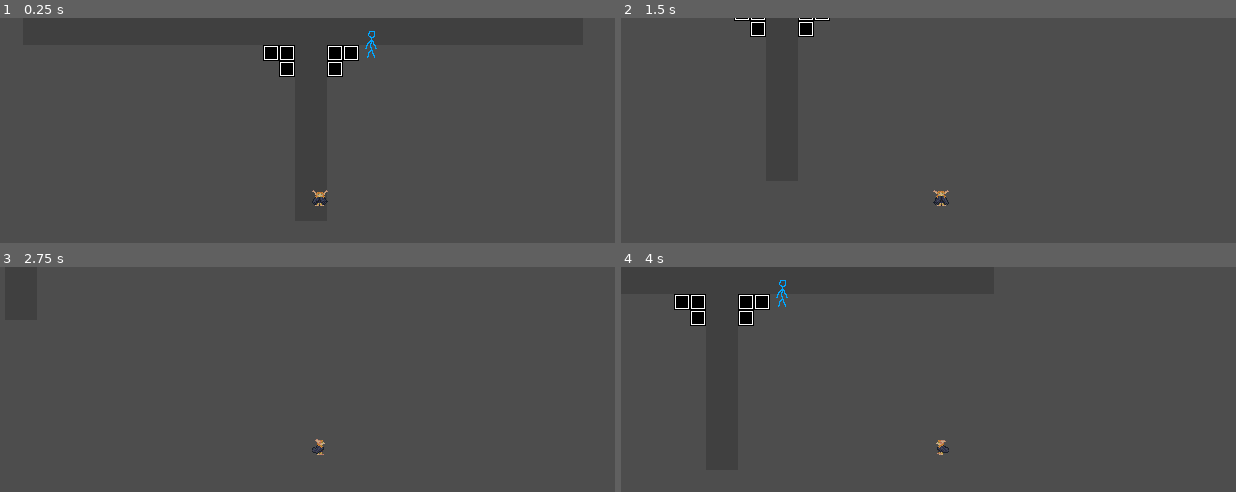
Above: before the commit, frames 1-4 (two rows, left to right).
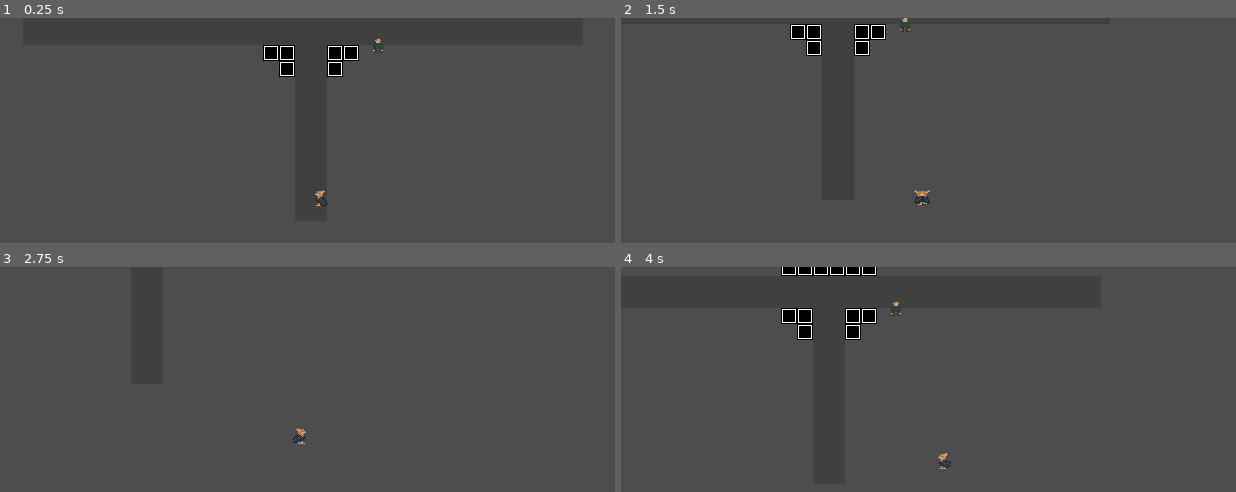
Above: after the commit, the same moments.

Repository: CGaywood/elf-game-2K26
Game: Godot game, scene res://world.tscn
The game is run twice, just before and just after one commit, with the same random seed, the same clock (stepped at 60 frames per second) and the same inputs.
Inputs:
- Up to frame 1 (0.25 s): no input
- Up to frame 2 (1.5 s): tap Enter at 0.5 s; hold D (right) 0.53-1.28 s; tap Space (interact) at 0.6, 1.35 s; hold S (down) from 1.28 s (still down)
- Up to frame 3 (2.75 s): release S (down) at 2.03 s; hold D (right) from 2.03 s (still down); tap Space (interact) at 2.1 s
- Up to frame 4 (4 s): release D (right) at 2.78 s; hold W (up) 2.78-3.53 s; tap Space (interact) at 2.85, 3.6 s; hold A (left) from 3.53 s (still down)

The runs differ from the first frame. In frame 1, 0.2% of the frame differs, in the area x 50-63%, y 5-84%; in frame 2, 1.6%; in frame 3, 0.1%; in frame 4, 3.1%, in the area x 8-54%, y 0-90%.

Commit message:
Interaction improvements
Added a timer so that dialogue box closes after set amount of time and resets.

Implemented different phases of dialogue box

Diff:
--- a/elf-game/npc/npc.gd
+++ b/elf-game/npc/npc.gd
@@ -1,20 +1,56 @@
 extends CharacterBody2D
 class_name NPC
 
+# -- Animation --
+@onready var animated_sprite = $AnimatedSprite2D
+@export var idle_delay: float
+var idle_timer: float = 0.0
+var rng = RandomNumberGenerator.new()
+
+# -- Interaction script --
+@onready var label = $Label
+
+@export var dialogue_lines: Array[String] = []
+var current_line: int = 0
+var interacting: bool = false
+var interaction_timer = 0.0
+@export var reset_threshold: float = 0.0
 
 # Called when the node enters the scene tree for the first time.
 func _ready() -> void:
+	idle_delay = rng.randf_range(1, 10)
 	pass # Replace with function body.
 
 
 # Called every frame. 'delta' is the elapsed time since the previous frame.
 func _process(delta: float) -> void:
-	pass
+	if idle_timer < idle_delay:
+		idle_timer += delta
+	else:
+		idle_timer = 0.0
+		idle_delay = rng.randf_range(5.0, 15.0)
+		animated_sprite.play("idle_up")
+		await animated_sprite.animation_finished
+		animated_sprite.play("default")
+
+	if interacting:
+		if interaction_timer < reset_threshold:
+			interaction_timer += delta
+		else:
+			current_line = 0
+			interaction_timer = 0
+			interacting = false
+			label.hide()
 
 
 func player_interact() -> void:
+	# Placeholder interaction until we get dialogue and UI sorted
+	interacting = true
+	label.show()
 
-	# Placeholder interaction until we get dialogue and UI sorted
-	$Label.show()
-	await get_tree().create_timer(1).timeout
-	$Label.hide()
+	if current_line < dialogue_lines.size():
+		label.text = dialogue_lines[current_line]
+		current_line += 1
+	else:
+		label.hide()
+		current_line = 0
--- a/elf-game/npc/npc.tscn
+++ b/elf-game/npc/npc.tscn
@@ -2,10 +2,15 @@
 
 [ext_resource type="Texture2D" uid="uid://d3qqca5wt7j41" path="res://Assets/Placeholder/16x32-charplaceholder.png" id="1_2xp5l"]
 [ext_resource type="Script" uid="uid://bmaoqvb1sr5e6" path="res://npc/npc.gd" id="1_nhy3c"]
-
-[sub_resource type="AtlasTexture" id="AtlasTexture_nhy3c"]
-atlas = ExtResource("1_2xp5l")
-region = Rect2(0, 0, 16, 32)
+[ext_resource type="Texture2D" uid="uid://b1n53jtuo06ou" path="res://Assets/NPC/ManIdle.png" id="2_3i1kj"]
+
+[sub_resource type="AtlasTexture" id="AtlasTexture_uamtn"]
+atlas = ExtResource("2_3i1kj")
+region = Rect2(0, 0, 16, 16)
+
+[sub_resource type="AtlasTexture" id="AtlasTexture_ocili"]
+atlas = ExtResource("2_3i1kj")
+region = Rect2(16, 0, 16, 16)
 
 [sub_resource type="AtlasTexture" id="AtlasTexture_3i1kj"]
 atlas = ExtResource("1_2xp5l")
@@ -20,24 +25,95 @@
 region = Rect2(0, 32, 16, 32)
 
 [sub_resource type="AtlasTexture" id="AtlasTexture_fnhme"]
-atlas = ExtResource("1_2xp5l")
-region = Rect2(0, 0, 16, 32)
+atlas = ExtResource("2_3i1kj")
+region = Rect2(0, 0, 16, 16)
+
+[sub_resource type="AtlasTexture" id="AtlasTexture_phifv"]
+atlas = ExtResource("2_3i1kj")
+region = Rect2(16, 0, 16, 16)
+
+[sub_resource type="AtlasTexture" id="AtlasTexture_wuxkc"]
+atlas = ExtResource("2_3i1kj")
+region = Rect2(32, 0, 16, 16)
+
+[sub_resource type="AtlasTexture" id="AtlasTexture_m62cl"]
+atlas = ExtResource("2_3i1kj")
+region = Rect2(48, 0, 16, 16)
+
+[sub_resource type="AtlasTexture" id="AtlasTexture_w2fy3"]
+atlas = ExtResource("2_3i1kj")
+region = Rect2(64, 0, 16, 16)
+
+[sub_resource type="AtlasTexture" id="AtlasTexture_qtbej"]
+atlas = ExtResource("2_3i1kj")
+region = Rect2(80, 0, 16, 16)
+
+[sub_resource type="AtlasTexture" id="AtlasTexture_6pmqe"]
+atlas = ExtResource("2_3i1kj")
+region = Rect2(96, 0, 16, 16)
+
+[sub_resource type="AtlasTexture" id="AtlasTexture_6d5cw"]
+atlas = ExtResource("2_3i1kj")
+region = Rect2(112, 0, 16, 16)
+
+[sub_resource type="AtlasTexture" id="AtlasTexture_xvxtv"]
+atlas = ExtResource("2_3i1kj")
+region = Rect2(128, 0, 16, 16)
+
+[sub_resource type="AtlasTexture" id="AtlasTexture_ad21q"]
+atlas = ExtResource("2_3i1kj")
+region = Rect2(144, 0, 16, 16)
+
+[sub_resource type="AtlasTexture" id="AtlasTexture_4qdcl"]
+atlas = ExtResource("2_3i1kj")
+region = Rect2(160, 0, 16, 16)
+
+[sub_resource type="AtlasTexture" id="AtlasTexture_jd3h8"]
+atlas = ExtResource("2_3i1kj")
+region = Rect2(176, 0, 16, 16)
+
+[sub_resource type="AtlasTexture" id="AtlasTexture_xs4ad"]
+atlas = ExtResource("2_3i1kj")
+region = Rect2(192, 0, 16, 16)
+
+[sub_resource type="AtlasTexture" id="AtlasTexture_fd4cr"]
+atlas = ExtResource("2_3i1kj")
+region = Rect2(208, 0, 16, 16)
+
+[sub_resource type="AtlasTexture" id="AtlasTexture_m7et5"]
+atlas = ExtResource("2_3i1kj")
+region = Rect2(224, 0, 16, 16)
+
+[sub_resource type="AtlasTexture" id="AtlasTexture_vluei"]
+atlas = ExtResource("2_3i1kj")
+region = Rect2(240, 0, 16, 16)
+
+[sub_resource type="AtlasTexture" id="AtlasTexture_gbec8"]
+atlas = ExtResource("2_3i1kj")
+region = Rect2(256, 0, 16, 16)
+
+[sub_resource type="AtlasTexture" id="AtlasTexture_ee2ad"]
+atlas = ExtResource("2_3i1kj")
+region = Rect2(272, 0, 16, 16)
 
 [sub_resource type="SpriteFrames" id="SpriteFrames_uamtn"]
 animations = [{
 "frames": [{
 "duration": 1.0,
-"texture": SubResource("AtlasTexture_nhy3c")
+"texture": SubResource("AtlasTexture_uamtn")
+}, {
+"duration": 1.0,
+"texture": SubResource("AtlasTexture_ocili")
 }],
 "loop": true,
 "name": &"default",
-"speed": 5.0
+"speed": 1.0
 }, {
 "frames": [{
 "duration": 1.0,
 "texture": SubResource("AtlasTexture_3i1kj")
 }],
-"loop": true,
+"loop": false,
 "name": &"idle_dowm",
 "speed": 5.0
 }, {
@@ -45,7 +121,7 @@
 "duration": 1.0,
 "texture": SubResource("AtlasTexture_o6cys")
 }],
-"loop": true,
+"loop": false,
 "name": &"idle_left",
 "speed": 5.0
 }, {
@@ -53,34 +129,86 @@
 "duration": 1.0,
 "texture": SubResource("AtlasTexture_ldo70")
 }],
-"loop": true,
+"loop": false,
 "name": &"idle_right",
 "speed": 5.0
 }, {
 "frames": [{
 "duration": 1.0,
 "texture": SubResource("AtlasTexture_fnhme")
-}],
-"loop": true,
+}, {
+"duration": 1.0,
+"texture": SubResource("AtlasTexture_phifv")
+}, {
+"duration": 1.0,
+"texture": SubResource("AtlasTexture_wuxkc")
+}, {
+"duration": 1.0,
+"texture": SubResource("AtlasTexture_m62cl")
+}, {
+"duration": 1.0,
+"texture": SubResource("AtlasTexture_w2fy3")
+}, {
+"duration": 1.0,
+"texture": SubResource("AtlasTexture_qtbej")
+}, {
+"duration": 1.0,
+"texture": SubResource("AtlasTexture_6pmqe")
+}, {
+"duration": 1.0,
+"texture": SubResource("AtlasTexture_6d5cw")
+}, {
+"duration": 1.0,
+"texture": SubResource("AtlasTexture_xvxtv")
+}, {
+"duration": 1.0,
+"texture": SubResource("AtlasTexture_ad21q")
+}, {
+"duration": 1.0,
+"texture": SubResource("AtlasTexture_4qdcl")
+}, {
+"duration": 1.0,
+"texture": SubResource("AtlasTexture_jd3h8")
+}, {
+"duration": 1.0,
+"texture": SubResource("AtlasTexture_xs4ad")
+}, {
+"duration": 1.0,
+"texture": SubResource("AtlasTexture_fd4cr")
+}, {
+"duration": 1.0,
+"texture": SubResource("AtlasTexture_m7et5")
+}, {
+"duration": 1.0,
+"texture": SubResource("AtlasTexture_vluei")
+}, {
+"duration": 1.0,
+"texture": SubResource("AtlasTexture_gbec8")
+}, {
+"duration": 1.0,
+"texture": SubResource("AtlasTexture_ee2ad")
+}],
+"loop": false,
 "name": &"idle_up",
 "speed": 5.0
 }]
 
 [sub_resource type="RectangleShape2D" id="RectangleShape2D_xxcha"]
-size = Vector2(16, 16)
+size = Vector2(10, 7.5)
 
 [node name="NPC" type="CharacterBody2D" unique_id=2008687491]
 collision_layer = 4
 collision_mask = 7
 script = ExtResource("1_nhy3c")
+dialogue_lines = Array[String](["a", "v", "df", "dv"])
+reset_threshold = 5.0
 
 [node name="AnimatedSprite2D" type="AnimatedSprite2D" parent="." unique_id=1218364138]
-self_modulate = Color(0, 7.517879, 18.892157, 1)
 position = Vector2(0, -8)
 sprite_frames = SubResource("SpriteFrames_uamtn")
-animation = &"idle_up"
 
 [node name="CollisionShape2D" type="CollisionShape2D" parent="." unique_id=2136954907]
+position = Vector2(0, -6.25)
 shape = SubResource("RectangleShape2D_xxcha")
 
 [node name="Label" type="Label" parent="." unique_id=1124476771]
--- a/elf-game/player.gd
+++ b/elf-game/player.gd
@@ -19,6 +19,10 @@
 
 var idle_timer:float = 0.0
 var is_idle: bool = false
+
+# -- Camera --
+@export var camera_look_ahead_distance: float = 50.0
+@onready var camera = $Camera2D
 
 # Called when the node enters the scene tree for the first time.
 func _ready() -> void:
@@ -47,6 +51,8 @@
 	if direction != Vector2.ZERO:
 		idle_timer = 0.0
 		is_idle = false
+		var target_offset = direction * camera_look_ahead_distance
+		camera.offset = camera.offset.lerp(target_offset, delta * 1.5)
 
 		if direction == Vector2.UP:
 			animated_sprite.play("walk_up")
--- a/elf-game/player.tscn
+++ b/elf-game/player.tscn
@@ -238,7 +238,7 @@
 }],
 "loop": true,
 "name": &"default",
-"speed": 5.0
+"speed": 7.0
 }, {
 "frames": [{
 "duration": 1.0,
@@ -264,7 +264,7 @@
 }],
 "loop": true,
 "name": &"idle_down",
-"speed": 5.0
+"speed": 7.0
 }, {
 "frames": [{
 "duration": 1.0,
@@ -287,7 +287,7 @@
 }],
 "loop": true,
 "name": &"idle_left",
-"speed": 5.0
+"speed": 7.0
 }, {
 "frames": [{
 "duration": 1.0,
@@ -310,7 +310,7 @@
 }],
 "loop": true,
 "name": &"idle_right",
-"speed": 5.0
+"speed": 7.0
 }, {
 "frames": [{
 "duration": 1.0,
@@ -336,7 +336,7 @@
 }],
 "loop": true,
 "name": &"idle_up",
-"speed": 5.0
+"speed": 7.0
 }, {
 "frames": [{
 "duration": 1.0,
@@ -353,7 +353,7 @@
 }],
 "loop": true,
 "name": &"walk_down",
-"speed": 5.0
+"speed": 7.0
 }, {
 "frames": [{
 "duration": 1.0,
@@ -373,7 +373,7 @@
 }],
 "loop": true,
 "name": &"walk_left",
-"speed": 5.0
+"speed": 7.0
 }, {
 "frames": [{
 "duration": 1.0,
@@ -393,7 +393,7 @@
 }],
 "loop": true,
 "name": &"walk_right",
-"speed": 5.0
+"speed": 7.0
 }, {
 "frames": [{
 "duration": 1.0,
@@ -410,7 +410,7 @@
 }],
 "loop": true,
 "name": &"walk_up",
-"speed": 5.0
+"speed": 7.0
 }]
 
 [sub_resource type="RectangleShape2D" id="RectangleShape2D_onrkg"]
@@ -422,14 +422,20 @@
 [node name="Player" type="CharacterBody2D" unique_id=124079194]
 motion_mode = 1
 script = ExtResource("1_onrkg")
+speed = 100.0
+idle_delay = 0.5
 
 [node name="AnimatedSprite2D" type="AnimatedSprite2D" parent="." unique_id=335381376]
 sprite_frames = SubResource("SpriteFrames_onrkg")
+animation = &"idle_left"
 
 [node name="CollisionShape2D" type="CollisionShape2D" parent="." unique_id=1506637732]
 shape = SubResource("RectangleShape2D_onrkg")
 
 [node name="Camera2D" type="Camera2D" parent="." unique_id=1105442697]
+process_callback = 0
+position_smoothing_enabled = true
+rotation_smoothing_enabled = true
 
 [node name="InteractionBoxPivot" type="Marker2D" parent="." unique_id=1244498053]
 
--- a/elf-game/world.tscn
+++ b/elf-game/world.tscn
@@ -30,7 +30,7 @@
 [node name="NPCs" type="Node2D" parent="." unique_id=357335669]
 
 [node name="NPC" parent="NPCs" unique_id=2008687491 instance=ExtResource("4_aqk2v")]
-position = Vector2(396, 183)
+position = Vector2(403, 184)
 
 [node name="AreaTrigger" parent="." unique_id=1037223138 instance=ExtResource("3_tlwt5")]
 position = Vector2(616, 160)
--- a/elf-game/world2.tscn
+++ b/elf-game/world2.tscn
@@ -166,7 +166,7 @@
 [node name="NPCs" type="Node2D" parent="." unique_id=357335669]
 
 [node name="AreaTrigger" parent="." unique_id=1037223138 instance=ExtResource("3_vef27")]
-position = Vector2(338, 161)
+position = Vector2(458, 200)
 destination_path = "uid://dmcxtn73c0xp5"
 
 [node name="TileMapLayer2" type="TileMapLayer" parent="." unique_id=200720458]
Binary file added: elf-game/Assets/NPC/ManIdle.png
Not shown, added: elf-game/Assets/NPC/ManIdle.png.import
